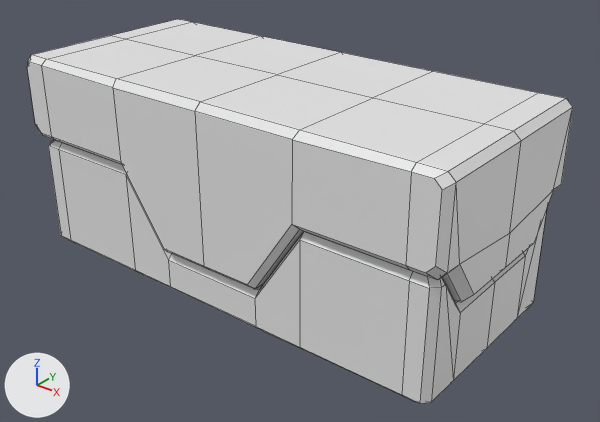
The FBX model Assets/Models/Modular Kit/Set Dressing/MediumCrate_A.fbx as it was, and as the next commit left it.
Before and after are seen from a camera (50 mm lens) standing at (2.55, -3.01, 2.29) and looking at (0.13, 0.01, 0.42). Lighting does not change. The marker at lower left points along +X, +Y and +Z. Mesh edges are drawn as thin lines. Where no turn or scale is listed for an object, it has been applied to the vertices.
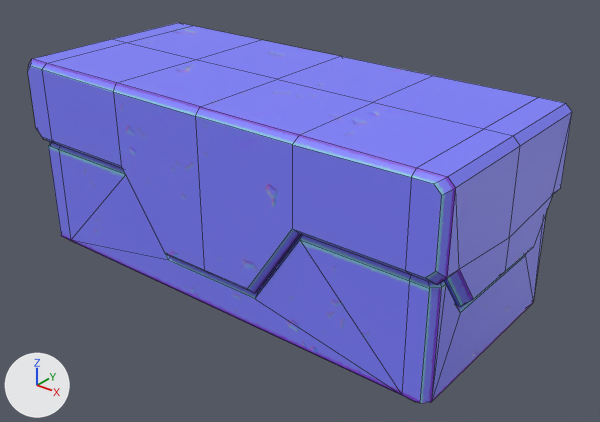
Pixel boxes (x1, y1, x2, y2) of what changed, in the pictures (600 x 422 px):
'Cube.064', surface changed, moved (grey to blue)
    before: (27, 19, 573, 302)
    after: (28, 23, 572, 307)
'Cube.065', reshaped
    before: (48, 140, 547, 403)
    after: (48, 142, 546, 403)
part 2 of me_cube_035, cut back
    before: (59, 150, 547, 402)
    after: (59, 150, 546, 402)
part 3 of me_cube_035, recoloured (grey to blue)
    both: (48, 142, 526, 403)

Patch to the scene script:
```diff
--- a/Assets/Models/Modular Kit/Set Dressing/MediumCrate_A.fbx.py
+++ b/Assets/Models/Modular Kit/Set Dressing/MediumCrate_A.fbx.py
@@ img_plaster_continuous_normal_png @@
+img_plaster_continuous_normal_png = load_image('Plaster_Continuous_Normal.png', '../../../Materials/Marcus Testing Not Permanant/Plaster_Continuous_Normal.png', 2048, 2048, 'sRGB')
@@ mat_bottomcrate @@
+mat_bottomcrate = principled_material('BottomCrate')
+mat_bottomcrate.texture = img_plaster_continuous_normal_png
@@ mat_levelleading @@
+mat_levelleading = principled_material('LevelLeading')
+mat_levelleading.texture = img_plaster_continuous_normal_png
@@ me_cube_035 @@
 # used by ob_cube_065; location = (0.0, 0.0, 0.178)
-me_cube_035.from_pydata(...)  # 130 vertices, 108 faces; spans x -1.24..1.24, y -0.53..0.53, z -0.18..0.47
+me_cube_035.from_pydata(...)  # 96 vertices, 89 faces; spans x -1.24..1.24, y -0.53..0.53, z -0.18..0.47
+# me_cube_035 part 2
+# 34 vertices are removed from x -1.24..1.24, y -0.53..0.53, z -0.18..0.26
+# 48 faces are deleted
+# 29 new faces join them
+# me_cube_035 part 3: 60 faces spanning x -1.24..1.24, y -0.53..0.53, z -0.18..0.47 switch from no material to mat_bottomcrate (picture img_plaster_continuous_normal_png)
@@ me_cube_034 @@
 me_cube_034.from_pydata(...)  # 133 vertices, 120 faces; spans x -1.28..1.28, y -0.57..0.57, z 0.18..1.03
 # used by ob_cube_064; location = (0.0, 0.0, 0.087)
+# me_cube_034 part 1: 120 faces spanning x -1.28..1.28, y -0.57..0.57, z 0.18..1.03 switch from no material to mat_levelleading (picture img_plaster_continuous_normal_png)
@@ ob_cube_064 @@
 ob_cube_064 = bpy.data.objects.new('Cube.064', me_cube_034)
-ob_cube_064.location = (0.0, 0.0, 0.087)
+ob_cube_064.location = (0.0, 0.0, 0.065)
```
